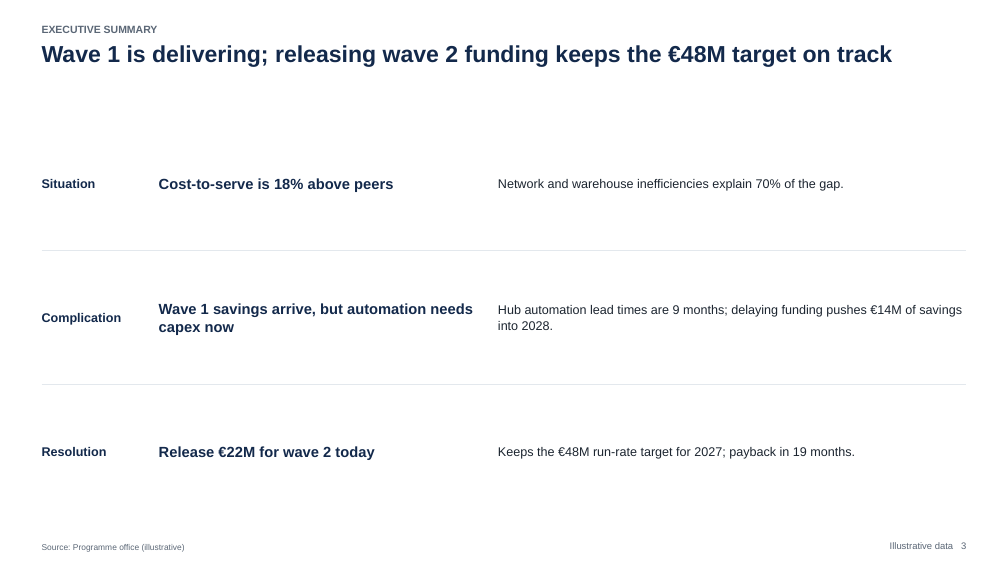
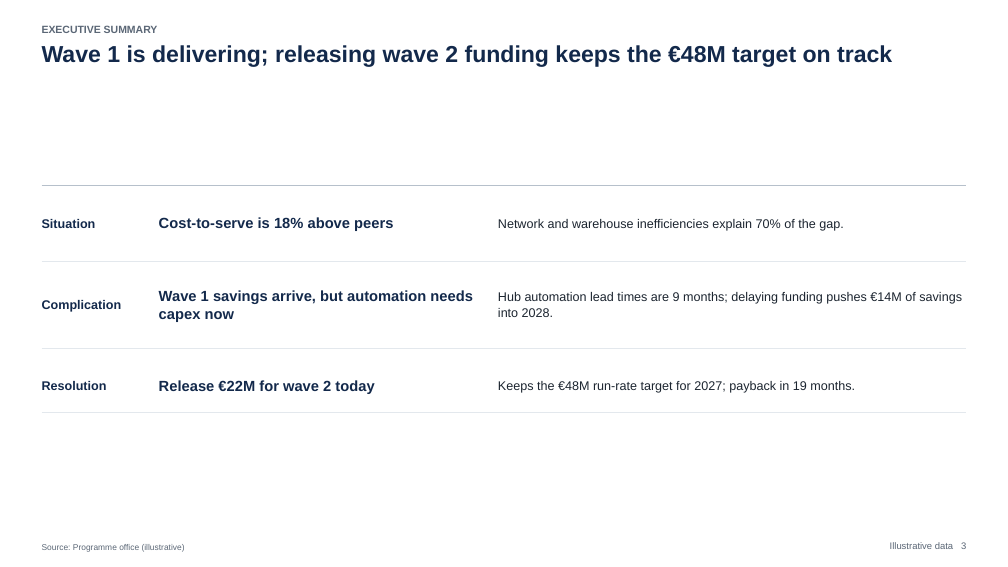
Before and after one commit to diegonievesdesantos-oss/MBBslides, a slide deck: slide 3 of examples/gallery/output/deck.pptx. Drawn at 1008x567 pixels with LibreOffice and Linux fonts; fonts in the diff are those of the drawing. Boxes give left, top, right and bottom in pixels: in the first picture for what was removed or moved away, otherwise in the second. Text is boxed around its words. In the diff, an @@ line names an element or a change of style, - is before the commit and + after.

```diff
--- a/examples/gallery/output/deck.pptx
+++ b/examples/gallery/output/deck.pptx
@@ text "Situation": place and size @@
-text "Situation" at (42, 179, 96, 188)
+text "Situation" at (42, 219, 96, 228)
@@ line added from (42, 185) to (966, 185), #B6C0CB 0.75 pt @@
@@ text "Cost-to-serve is 18% above peers": place and size @@
-text "Cost-to-serve is 18% above peers" at (159, 178, 393, 192)
+text "Cost-to-serve is 18% above peers" at (159, 217, 393, 231)
@@ text "Network and warehouse inefficiencies explain ...": place and size @@
-text "Network and warehouse inefficiencies explain ..." at (498, 179, 843, 191)
+text "Network and warehouse inefficiencies explain ..." at (498, 219, 843, 231)
@@ line moved from (42, 250) - (966, 250) to (42, 261) - (966, 261) @@
@@ text "Complication": place and size @@
-text "Complication" at (42, 313, 122, 325)
+text "Complication" at (42, 300, 122, 312)
@@ text "Wave 1 savings arrive, but ...": place and size @@
-text "Wave 1 savings arrive, but ..." at (159, 303, 473, 335)
+text "Wave 1 savings arrive, but ..." at (159, 290, 473, 322)
@@ text "Hub automation lead times are ...": place and size @@
-text "Hub automation lead times are ..." at (498, 305, 962, 330)
+text "Hub automation lead times are ..." at (498, 292, 962, 317)
@@ text "Resolution": place and size @@
-text "Resolution" at (42, 447, 107, 456)
+text "Resolution" at (42, 381, 107, 390)
@@ line moved from (42, 384) - (966, 384) to (42, 349) - (966, 349) @@
@@ text "Release €22M for wave 2 ...": place and size @@
-text "Release €22M for wave 2 ..." at (159, 446, 374, 460)
+text "Release €22M for wave 2 ..." at (159, 380, 374, 394)
@@ text "Keeps the €48M run-rate target ...": place and size @@
-text "Keeps the €48M run-rate target ..." at (498, 447, 855, 459)
+text "Keeps the €48M run-rate target ..." at (498, 381, 855, 393)
@@ line added from (42, 413) to (966, 413), #E3E8ED 0.5 pt @@
```
Also in this commit, not shown: 24 other files.
